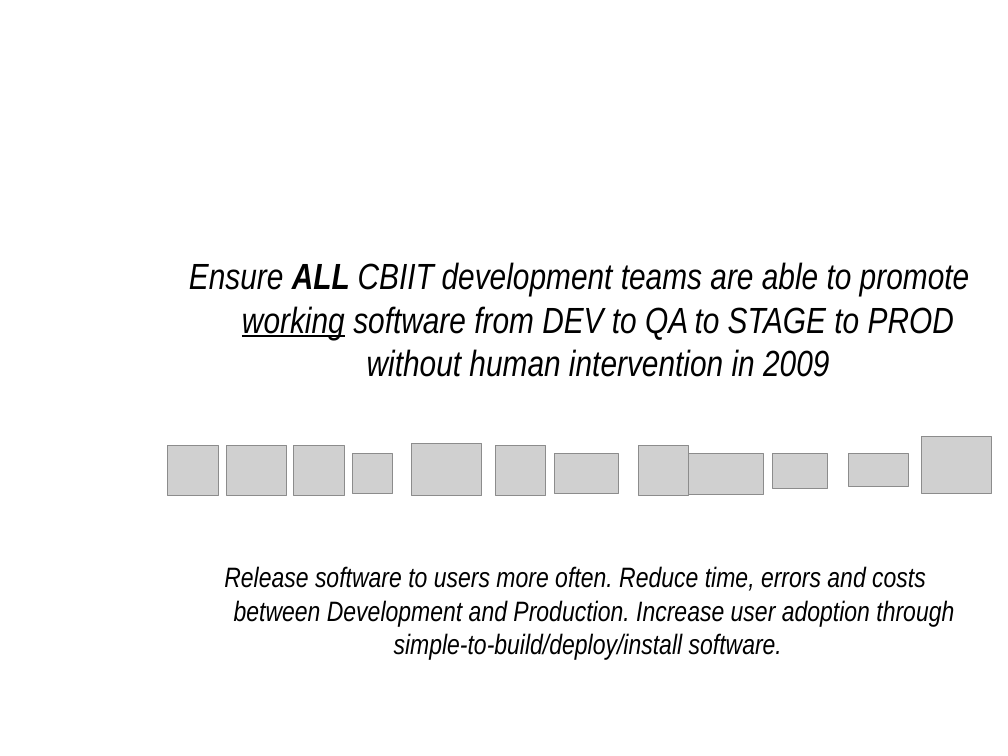
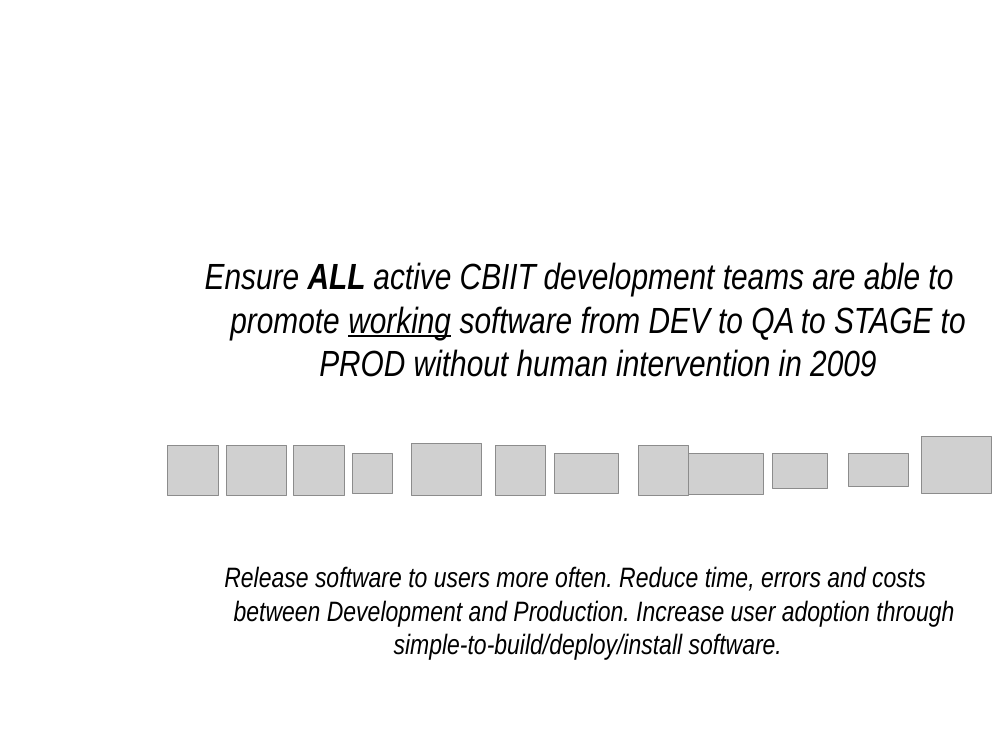
Before and after one commit to NCIP/automation, a slide deck: slide 2 of docs/roadmap/bda-rollout-121708.ppt. Drawn at 1008x756 pixels with LibreOffice and Linux fonts; fonts in the diff are those of the drawing; grey boxes stand for pictures; background and template pictures are left out. Boxes give left, top, right and bottom in pixels: in the first picture for what was removed or moved away, otherwise in the second. Text is boxed around its words. In the diff, an @@ line names an element or a change of style, - is before the commit and + after.

```diff
--- a/docs/roadmap/bda-rollout-121708.ppt
+++ b/docs/roadmap/bda-rollout-121708.ppt
@@ text at (x1=205, y1=262, x2=966, y2=377): text changed @@
-Ensure ALL CBIIT development teams are able to promote working software from DEV to QA to STAGE to PROD without human intervention in 2009
+Ensure ALL active CBIIT development teams are able to promote working software from DEV to QA to STAGE to PROD without human intervention in 2009
```
Also in this commit, not shown: 5 other slides changed, 1 slide added.
